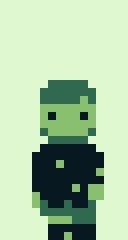
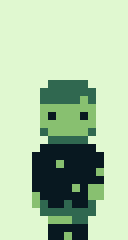
Layers edited between the first and the second w=128, h=240 image:
painted on "cheen copy" over (x1=88, y1=216, x2=96, y2=240)
